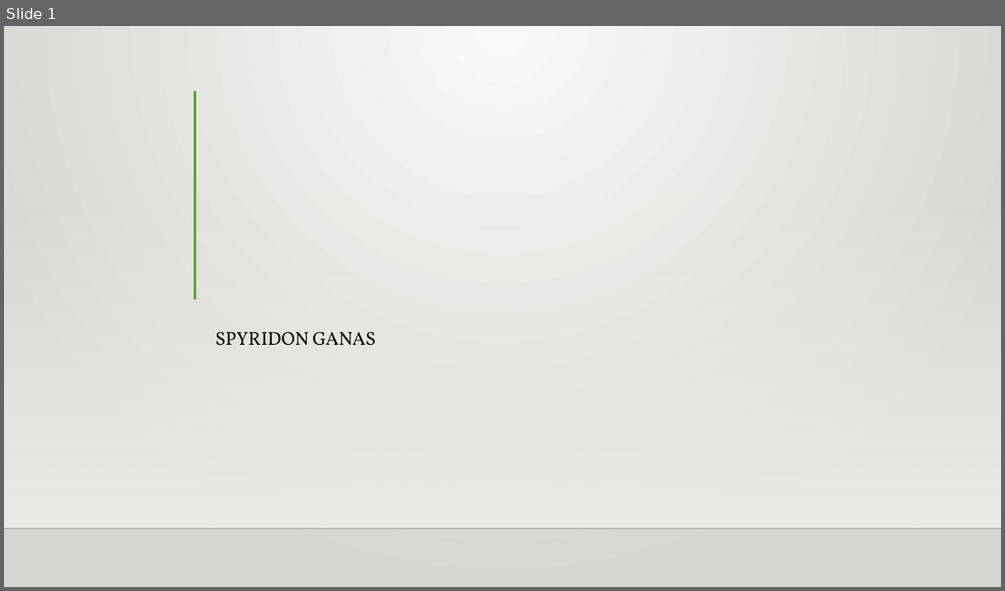
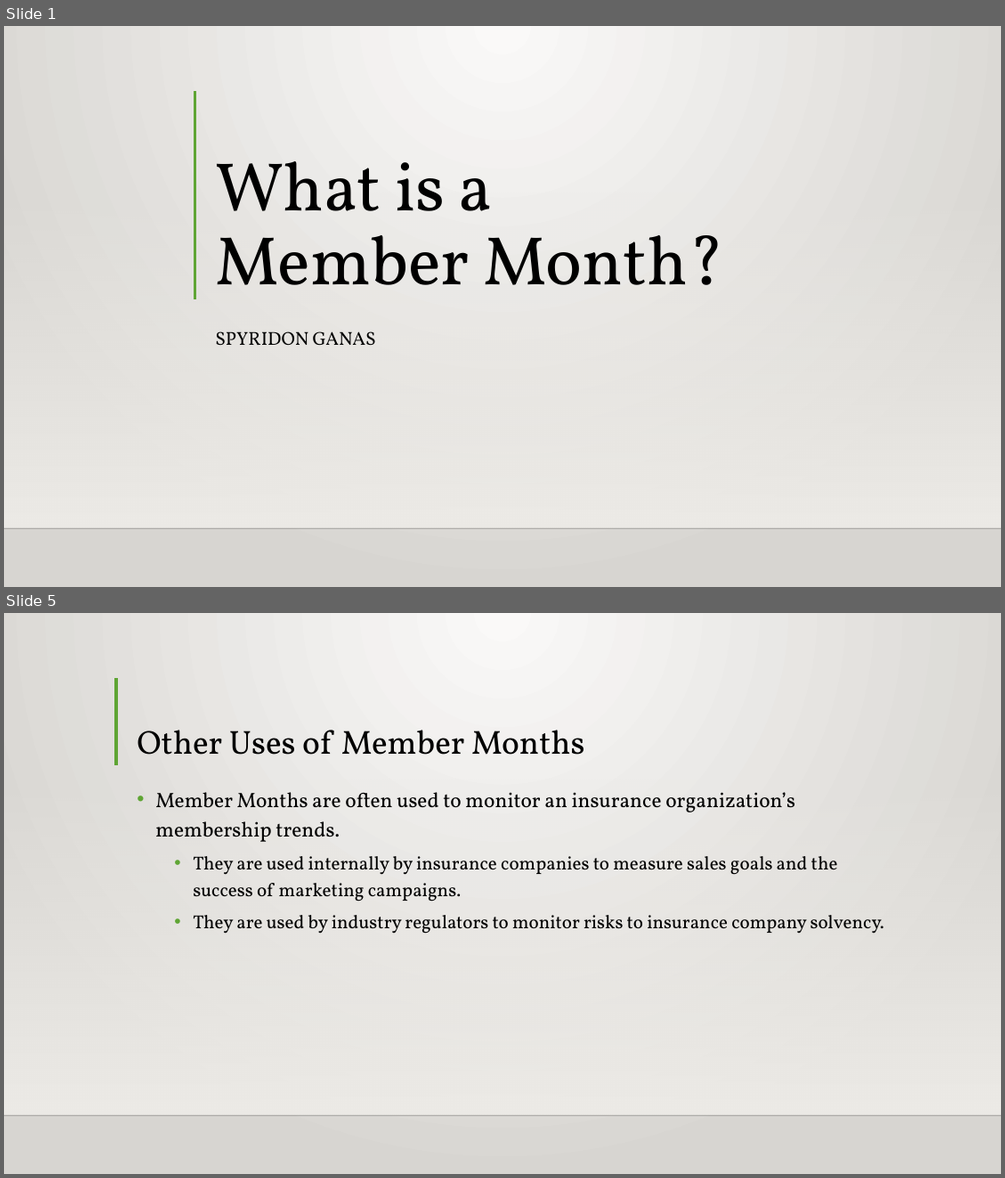
Before and after one commit to Intro-to-APCD/Intro-to-APCD.github.io, a slide deck: PowerPoints/Phase 4 - Insurance Terminology/023 What is a Member Month.pptx. Shown one above the other, each under a label of ours: slide 1 before the commit, slides 1 and 5 after it; the slides between them are not shown. The pictures are 1005x591 and 1005x1178 pixels, drawn with LibreOffice and Linux fonts; fonts in the diff are those of the drawing; background and template pictures are left out. Boxes give left, top, right and bottom in pixels: in the first picture for what was removed or moved away, otherwise in the second. Text is boxed around its words. In the diff, an @@ line names an element or a change of style, - is before the commit and + after.

Commit message:
worked on actuarial value and member months powerpoints

```diff
--- a/PowerPoints/Phase 4 - Insurance Terminology/023 What is a Member Month.pptx
+++ b/PowerPoints/Phase 4 - Insurance Terminology/023 What is a Member Month.pptx
@@ slide 5 added at <box>4,613,1001,1174</box>, background gradient #FAFAF9 to #D7D5D2; not listed: 2 template elements that a slide beside it also shows @@
@@ line added from (116, 678) to (116, 765), #5FA534 3 pt @@
@@ title added at <box>137,730,585,755</box>, 32 pt, text #000000 @@
+Other Uses of Member Months
@@ text added at <box>155,792,884,933</box>, 18 pt, text #000000 @@
+• Member Months are often used to monitor an insurance organization’s membership trends.
+  • They are used internally by insurance companies to measure sales goals and the success of marketing campaigns.
+  • They are used by industry regulators to monitor risks to insurance company solvency.
@@ slide 1 changed as well @@
@@ title added at <box>215,161,724,285</box>, 66 pt, text #000000 @@
+What is a
+Member Month?
```
Also in this commit, not shown: 4 other slides added, 1 slide removed, 5 other files.
